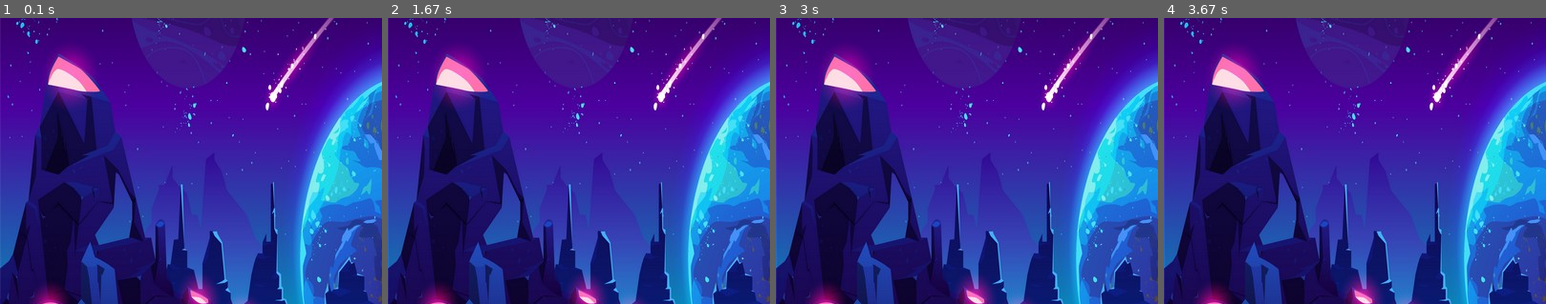
Above: before the commit, frames 1-4 (left to right).
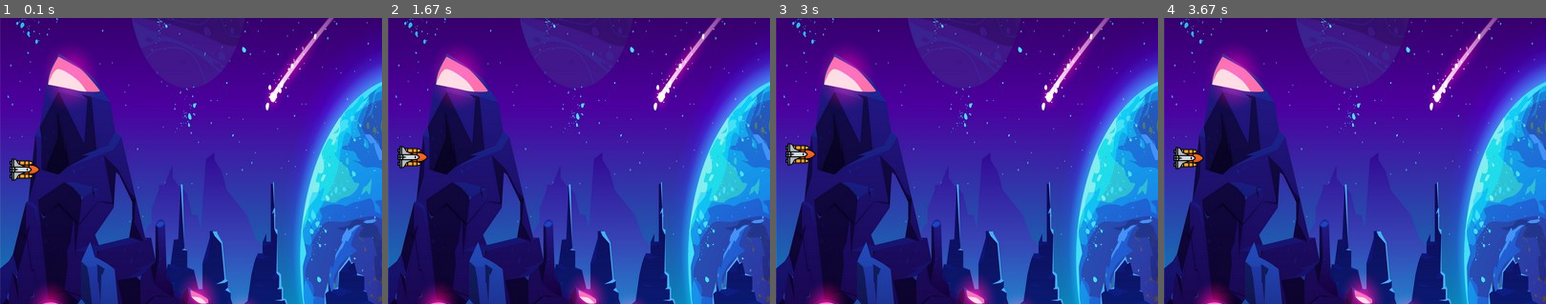
Above: after the commit, the same moments.

Repository: Thrallox/pygame-proyecto
Game: pygame game, started from main.py
Same seed, same stepped clock (60 frames per second), same inputs: the game is played once before the commit and once after it.
Inputs:
- Up to frame 1 (0.1 s): no input
- Up to frame 2 (1.67 s): hold Up 0.33-0.8 s; hold Down 0.83-1.13 s; hold Up 1.17-1.53 s; hold Down from 1.57 s (still down)
- Up to frame 3 (3 s): release Down at 1.93 s; hold Up 1.97-2.27 s; hold Down 2.3-2.6 s; hold Up from 2.63 s (still down)
- Up to frame 4 (3.67 s): release Up at 3 s; hold Down 3.03-3.4 s; hold Up from 3.43 s (still down)
The pictures show only the part of the screen within x 0-50%, y 21-71%; the shares and areas given below are measured in that part.

The runs differ from the first frame. In frame 1, 0.5% of the frame differs, in the area x 2-11%, y 49-57%; in frame 2, 0.5%; in frame 3, 0.5%, in the area x 2-11%, y 43-52%; in frame 4, 0.5%.

Commit message:
Movimiento nave terminado

Diff:
--- a/Thequest/clases.py
+++ b/Thequest/clases.py
@@ -8,26 +8,52 @@
         pygame.display.set_caption("The Quest")
         icon = pygame.image.load("resources/images/icon.png")
         pygame.display.set_icon(icon)
+        self.ship = Ship(268, 0, 10)
 
     def mainLoop(self):
         status = True
-
         while status:
-            self.screen.fill((0,0,0))
             self.screen.blit(self.background,(0,0))
 
             for event in pygame.event.get():
                 if event.type == pygame.QUIT:
                     status = False
 
+                self.ship.eventHandler(event)
+
+            self.ship.yUpdate()
+            self.screen.blit(self.ship.disfraz, (self.ship.x,self.ship.y))
+
             pygame.display.update()
 
 
 
+class Ship:
+    def __init__(self, y, vy, x):
+        self.y = y
+        self.vy = vy
+        self.x = x
+        self.disfraz = pygame.image.load("resources/images/spaceship.png")
 
 
-class Ship:
-    def __init__(self, y, vy):
-        self.y = y
-        self.vy = vy
-        self.ship = pygame.image.load("resources/images/spaceship.png")
+
+    def eventHandler(self,event):
+
+        if event.type == pygame.KEYDOWN:
+            if event.key == pygame.K_UP:
+                self.vy = -0.5
+
+            if event.key == pygame.K_DOWN:
+                self.vy = 0.5
+
+        if event.type == pygame.KEYUP:
+            if event.key == pygame.K_UP or event.key == pygame.K_DOWN:
+                self.vy =  0
+
+    def yUpdate(self):
+        self.y += self.vy
+
+        if self.y <= 0:
+            self.y = 0
+        elif self.y >= 568:
+            self.y = 568
Not shown, added: probatinas
